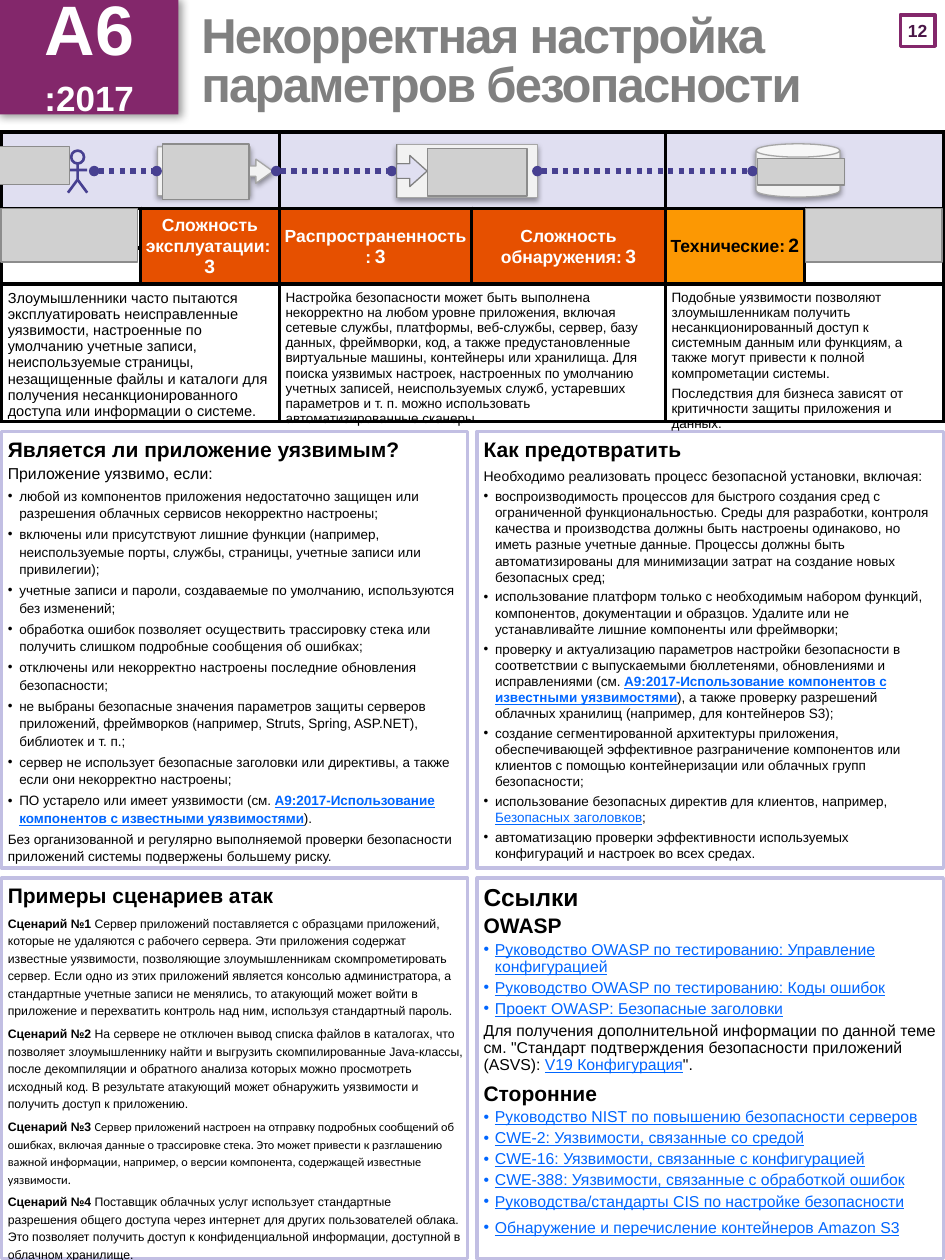
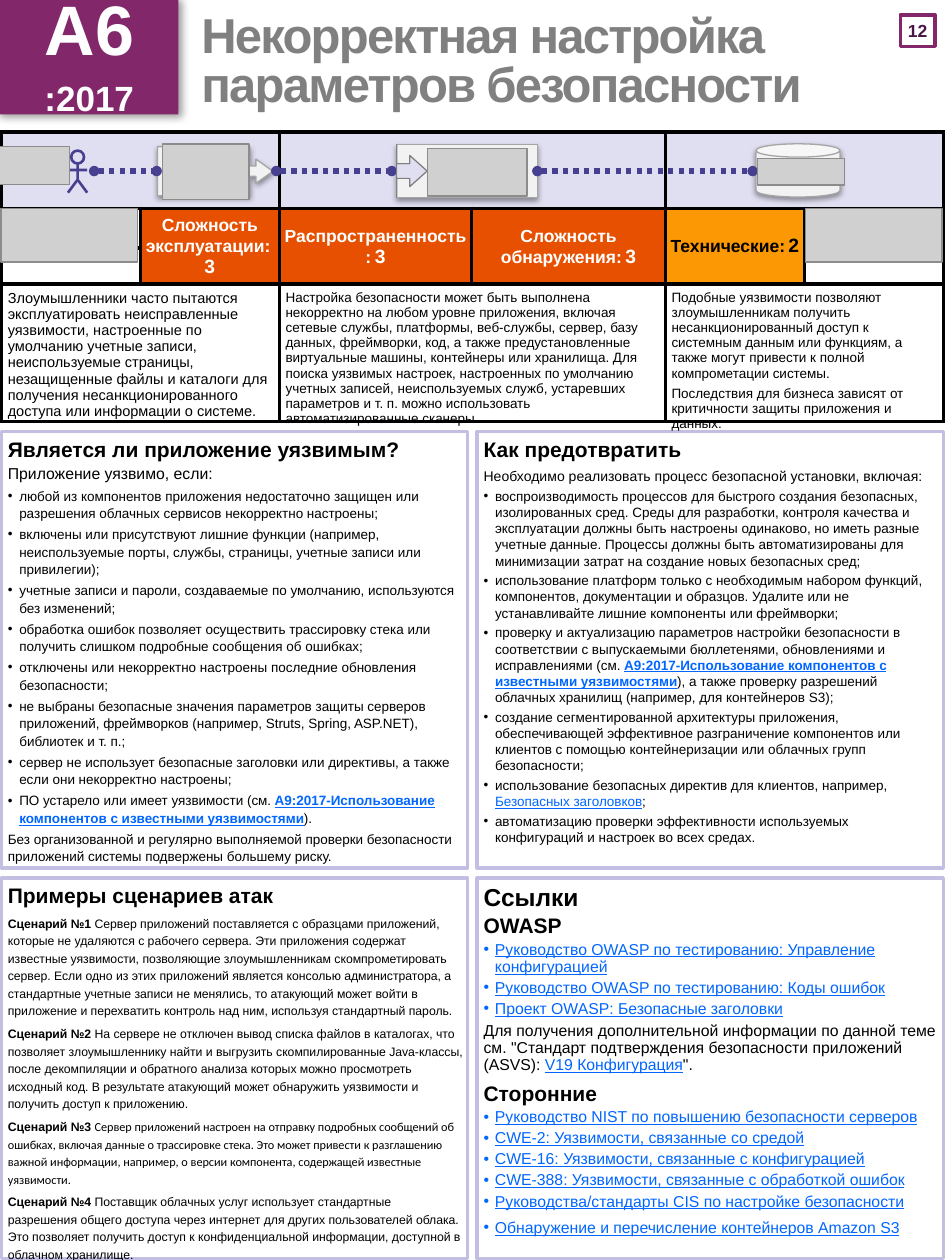
Before and after one commit to OWASP/Top10, a slide deck: slide 13 of 2017/OWASP Top 10-2017-ru.pptx. Drawn at 945x1260 pixels with LibreOffice and Linux fonts; fonts in the diff are those of the drawing; grey boxes stand for pictures. Boxes give left, top, right and bottom in pixels: in the first picture for what was removed or moved away, otherwise in the second. Text is boxed around its words. In the diff, an @@ line names an element or a change of style, - is before the commit and + after.

```diff
--- a/2017/OWASP Top 10-2017-ru.pptx
+++ b/2017/OWASP Top 10-2017-ru.pptx
@@ text at [495, 491, 920, 569]: text changed @@
-• воспроизводимость процессов для быстрого создания сред с ограниченной функциональностью. Среды для разработки, контроля качества и производства должны быть настроены одинаково, но иметь разные учетные данные. Процессы должны быть автоматизированы для минимизации затрат на создание новых безопасных сред;
+• воспроизводимость процессов для быстрого создания безопасных, изолированных сред. Среды для разработки, контроля качества и эксплуатации должны быть настроены одинаково, но иметь разные учетные данные. Процессы должны быть автоматизированы для минимизации затрат на создание новых безопасных сред;
```
Also in this commit, not shown: 6 other slides changed, 9 other files.
